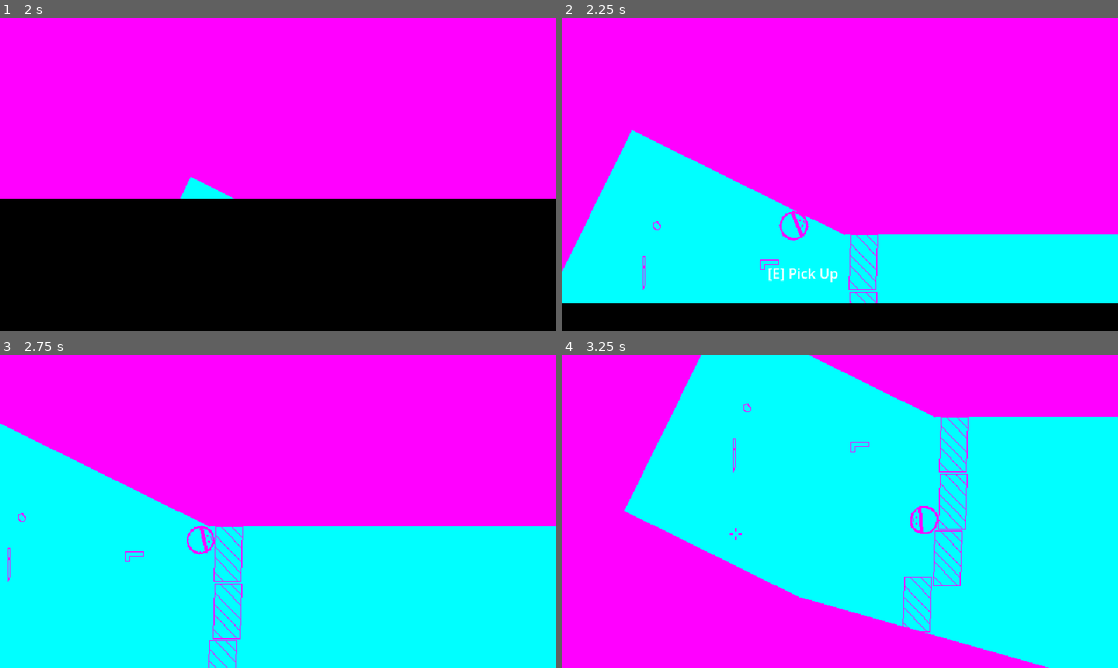
Above: before the commit, frames 1-4 (two rows, left to right).
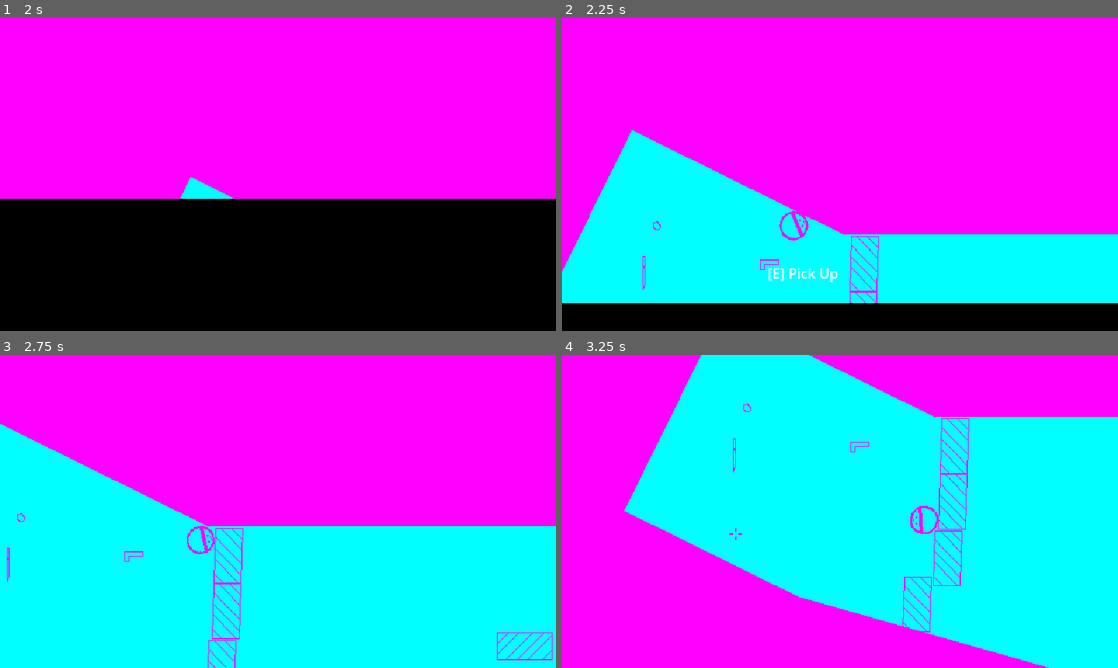
Above: after the commit, the same moments.

Repository: Sodaro/Closed-and-Quartered
Game: Godot game, scene res://main.tscn
The game is run twice, just before and just after one commit, with the same random seed, the same clock (stepped at 60 frames per second) and the same inputs. Sound files missing from this copy of the repository are replaced by a short silence.
Inputs (mouse positions are in pixels of both pictures, inside the frame that each line leads up to):
- Up to frame 1 (2 s): click "Start Game" at 0.5 s; click "Start Game" at 1.25 s
- Up to frame 2 (2.25 s): move the mouse to (962, 158) at 2.02 s; press the mouse at (962, 158) at 2.03 s; hold D (right) from 2.03 s (still down)
- Up to frame 3 (2.75 s): keep holding D (right)
- Up to frame 4 (3.25 s): move the mouse to (728, 527) at 2.77 s; release D (right) at 2.78 s; release the mouse at (728, 527) at 2.78 s; hold S (down) from 2.78 s (still down); tap E (interact) at 2.85 s; click (728, 527) at 3.05 s

Frame 1 is identical in both runs. In frame 2, 0.3% of the frame differs, in the area x 51-57%, y 69-88%; in frame 3, 0.8%, in the area x 0-100%, y 22-100%; in frame 4, 0.3%.

Commit message:
melee enemy with pathfinding

Diff:
--- a/audio/audio_one_shot.tscn
+++ b/audio/audio_one_shot.tscn
@@ -3,6 +3,7 @@
 [ext_resource type="Script" uid="uid://bpj3b3pv0x3a8" path="res://audio/audio_one_shot.gd" id="1_57m7u"]
 
 [node name="AudioOneShot" type="AudioStreamPlayer2D" unique_id=1382125606]
+process_mode = 3
 max_polyphony = 8
 bus = &"SFX"
 script = ExtResource("1_57m7u")
--- a/components/player_detection_component.gd
+++ b/components/player_detection_component.gd
@@ -7,8 +7,8 @@
 var sight_range_squared: float
 var proximity_range_squared: float
 var time_spotted_player: float
+var has_detected_player: bool
 
-var has_detected_player: bool
 func _ready() -> void:
 	super._ready()
 	proximity_range_squared = proximity_detection_range * proximity_detection_range
@@ -17,7 +17,8 @@
 func _can_see_player() -> bool:
 	var player_pos: Vector2 = Helpers.PLAYER.global_position
 	var to_player: Vector2 = player_pos - global_position
-	if to_player.length_squared() > sight_range_squared:
+	var dist: float = to_player.length_squared()
+	if dist > sight_range_squared:
 		return false
 	var angle_to_player: float = rad_to_deg(global_transform.x.angle_to(to_player))
 	if angle_to_player > max_angle || angle_to_player < -max_angle:
--- a/enemies/samurai.gd
+++ b/enemies/samurai.gd
@@ -1,9 +1,21 @@
 extends CharacterBody2D
 
-@export var movement_speed: float = 100.0
+@export var movement_speed: float = 300.0
+@export var weapon: MeleeWeapon
+var _reaction_time: float = 0.25
+var _melee_reaction_time: float = 0.25
+var _time_in_melee_range: float
+
+var attack_range_sq: float
+
+var chasing_player: bool
+
 
 func _ready() -> void:
+	attack_range_sq = (weapon.hit_radius + 30) * (weapon.hit_radius + 30)
+	$NavigationAgent2D.max_speed = movement_speed
 	$NavigationAgent2D.velocity_computed.connect(Callable(_on_velocity_computed))
+	$Katana.pick_up_weapon(self, $FrontAttach, $LeftAttach, $RightAttach)
 
 func set_movement_target(movement_target: Vector2):
 		$NavigationAgent2D.set_target_position(movement_target)
@@ -15,7 +27,7 @@
 	if 	$NavigationAgent2D.is_navigation_finished():
 		return
 
-	var next_path_position: Vector2 = 	$NavigationAgent2D.get_next_path_position()
+	var next_path_position: Vector2 = $NavigationAgent2D.get_next_path_position()
 	var new_velocity: Vector2 = global_position.direction_to(next_path_position) * movement_speed
 	if 	$NavigationAgent2D.avoidance_enabled:
 			$NavigationAgent2D.set_velocity(new_velocity)
@@ -24,7 +36,29 @@
 
 func _on_velocity_computed(safe_velocity: Vector2):
 	velocity = safe_velocity
+	rotation = velocity.angle()
 	move_and_slide()
 
 
 func _process(delta: float) -> void:
+	if !chasing_player:
+		if !$PlayerDetectionComponent.has_detected_player || Helpers.get_time_since($PlayerDetectionComponent.time_spotted_player) < _reaction_time:
+			return
+
+	chasing_player = true
+	set_movement_target(Helpers.PLAYER.global_position)
+	if global_position.distance_squared_to(Helpers.PLAYER.global_position) < attack_range_sq:
+		_time_in_melee_range += delta
+		if _time_in_melee_range >= _melee_reaction_time && weapon.can_use_weapon():
+			weapon.use_weapon()
+	else:
+		_time_in_melee_range = 0
+
+
+func _on_hit_response_component_hit_event(hit_position: Vector2, direction: Vector2, damage: float) -> void:
+	$HealthComponent.damage_health(damage)
+	chasing_player = true
+
+
+func _on_health_component_health_depleted() -> void:
+	queue_free()
--- a/enemies/samurai.tscn
+++ b/enemies/samurai.tscn
@@ -1,9 +1,57 @@
 [gd_scene format=3 uid="uid://dg8th1i7f0onr"]
 
 [ext_resource type="Script" uid="uid://dh05vsucoejlp" path="res://enemies/samurai.gd" id="1_lpop3"]
+[ext_resource type="Material" uid="uid://d1skkkxw04257" path="res://flat_material.tres" id="2_rppr6"]
+[ext_resource type="Texture2D" uid="uid://bedhq3e7au5hp" path="res://assets/art/samurai.png" id="3_rppr6"]
+[ext_resource type="Script" uid="uid://gsqw10t640bb" path="res://components/player_detection_component.gd" id="4_8yw6n"]
+[ext_resource type="PackedScene" uid="uid://cuvbkcxwqlk3b" path="res://weapons/katana/katana.tscn" id="5_snkc1"]
+[ext_resource type="Script" uid="uid://tbehxd25cavq" path="res://components/health_component.gd" id="6_fuv3h"]
+[ext_resource type="Script" uid="uid://cn2oay8wwk0pa" path="res://components/hit_response_component.gd" id="7_f3nbe"]
 
-[node name="Samurai" type="CharacterBody2D" unique_id=1524805275]
+[sub_resource type="CircleShape2D" id="CircleShape2D_8yw6n"]
+radius = 16.0
+
+[node name="Samurai" type="CharacterBody2D" unique_id=1524805275 node_paths=PackedStringArray("weapon")]
+collision_mask = 3
 script = ExtResource("1_lpop3")
-movement_speed = null
+weapon = NodePath("Katana")
 
 [node name="NavigationAgent2D" type="NavigationAgent2D" parent="." unique_id=32237466]
+path_desired_distance = 8.0
+avoidance_enabled = true
+radius = 16.0
+
+[node name="Sprite2D" type="Sprite2D" parent="." unique_id=1751312611]
+material = ExtResource("2_rppr6")
+texture = ExtResource("3_rppr6")
+
+[node name="PlayerDetectionComponent" type="Node2D" parent="." unique_id=2024629377]
+script = ExtResource("4_8yw6n")
+sight_detection_range = 200.0
+metadata/_custom_type_script = "uid://gsqw10t640bb"
+
+[node name="CollisionShape2D" type="CollisionShape2D" parent="." unique_id=1324612601]
+shape = SubResource("CircleShape2D_8yw6n")
+
+[node name="FrontAttach" type="Node2D" parent="." unique_id=1116908015]
+position = Vector2(28, 0)
+
+[node name="RightAttach" type="Node2D" parent="." unique_id=1421020688]
+position = Vector2(0, 32)
+
+[node name="LeftAttach" type="Node2D" parent="." unique_id=1976602940]
+position = Vector2(0, -32)
+
+[node name="Katana" parent="." unique_id=642440031 instance=ExtResource("5_snkc1")]
+
+[node name="HealthComponent" type="Node2D" parent="." unique_id=1375873650]
+script = ExtResource("6_fuv3h")
+health = 5.0
+metadata/_custom_type_script = "uid://tbehxd25cavq"
+
+[node name="HitResponseComponent" type="Node2D" parent="." unique_id=389037816]
+script = ExtResource("7_f3nbe")
+metadata/_custom_type_script = "uid://cn2oay8wwk0pa"
+
+[connection signal="health_depleted" from="HealthComponent" to="." method="_on_health_component_health_depleted"]
+[connection signal="hit_event" from="HitResponseComponent" to="." method="_on_hit_response_component_hit_event"]
--- a/enemies/sentry.gd
+++ b/enemies/sentry.gd
@@ -3,7 +3,7 @@
 @export var weapon: RangedWeapon
 
 var _reaction_time: float = 0.5
-var _rotation_speed: float = 90
+var _rotation_speed: float = 120
 
 var health: float = 1.0
 var is_fragile: bool = false
--- a/level_actors/glass_window.tscn
+++ b/level_actors/glass_window.tscn
@@ -24,3 +24,8 @@
 script = ExtResource("4_8fviv")
 surface_type = 2
 metadata/_custom_type_script = "uid://cn2oay8wwk0pa"
+
+[node name="NavigationObstacle2D" type="NavigationObstacle2D" parent="." unique_id=1151698722]
+radius = 35.2
+vertices = PackedVector2Array(-32, -16, -32, 16, 32, 16, 32, -16)
+avoidance_layers = 3
--- a/levels/level_03.tscn
+++ b/levels/level_03.tscn
@@ -11,6 +11,13 @@
 [ext_resource type="PackedScene" uid="uid://be30p8enxosl1" path="res://level_actors/glass_window.tscn" id="9_3ew82"]
 [ext_resource type="PackedScene" uid="uid://cuvbkcxwqlk3b" path="res://weapons/katana/katana.tscn" id="10_0bj1y"]
 [ext_resource type="PackedScene" uid="uid://b0vrbbxlb2cvp" path="res://weapons/rock/rock.tscn" id="11_6181x"]
+[ext_resource type="PackedScene" uid="uid://dg8th1i7f0onr" path="res://enemies/samurai.tscn" id="12_j4ks3"]
+
+[sub_resource type="NavigationPolygon" id="NavigationPolygon_j4ks3"]
+vertices = PackedVector2Array(504.6797, 438.0078, 285.67188, 341.09375, 379.53125, 149.03906, 615.09375, 256.8125, 769.3594, 521.96094, 672.5625, 260, 1803.3984, 258.9922, 1392.4219, 513.78125, 1857.9375, 1058.1484, 1378.4063, 1062.8281, 1357.1328, -410.0625, 1855.8906, -411.9297, 1854.1016, -147.21094, 1486.9375, -152.21094, 1361.8672, 169.0625, 1481.0078, -52.859375, 1819.1016, 171.07813, 1854.0469, -55.867188)
+polygons = Array[PackedInt32Array]([PackedInt32Array(0, 1, 2, 3, 4), PackedInt32Array(4, 3, 5), PackedInt32Array(4, 5, 6, 7), PackedInt32Array(8, 9, 7, 6), PackedInt32Array(10, 11, 12, 13), PackedInt32Array(14, 10, 13, 15), PackedInt32Array(16, 14, 15, 17), PackedInt32Array(16, 17, 8), PackedInt32Array(16, 8, 6)])
+outlines = Array[PackedVector2Array]([PackedVector2Array(264, 349, 499, 453, 767, 538, 1376, 530, 1362, 1079, 1874, 1074, 1870, -72, 1498, -69, 1502, -136, 1870, -131, 1872, -428, 1341, -426, 1346, 185, 1800, 187, 1790, 243, 673, 244, 619, 241, 372, 128)])
+agent_radius = 16.0
 
 [node name="Level03" type="Node2D" unique_id=468190357 node_paths=PackedStringArray("level_exit", "collectible", "player")]
 script = ExtResource("1_lear0")
@@ -98,7 +105,7 @@
 position = Vector2(1566, 304)
 
 [node name="GlassWindow" parent="." unique_id=503987870 instance=ExtResource("9_3ew82")]
-position = Vector2(642.99994, 273)
+position = Vector2(643.99994, 275)
 rotation = 1.5955698
 
 [node name="GlassWindow2" parent="." unique_id=2092011260 instance=ExtResource("9_3ew82")]
@@ -118,3 +125,17 @@
 
 [node name="Rock" parent="." unique_id=405712810 instance=ExtResource("11_6181x")]
 position = Vector2(406, 231)
+
+[node name="Samurai" parent="." unique_id=1524805275 instance=ExtResource("12_j4ks3")]
+position = Vector2(1601, 710)
+
+[node name="NavigationRegion2D" type="NavigationRegion2D" parent="." unique_id=492709650]
+navigation_polygon = SubResource("NavigationPolygon_j4ks3")
+navigation_layers = 3
+metadata/_edit_lock_ = true
+
+[node name="Samurai2" parent="." unique_id=34651871 instance=ExtResource("12_j4ks3")]
+position = Vector2(1248, 393)
+
+[node name="GlassWindow5" parent="." unique_id=1735151942 instance=ExtResource("9_3ew82")]
+position = Vector2(985, 379)
--- a/player/player.gd
+++ b/player/player.gd
@@ -32,6 +32,10 @@
 	for pickup in all_pickups:
 		if pickup.get_parent() == weapon:
 			continue
+		var temp_weapon: WeaponBase = pickup.get_parent() as WeaponBase
+		if temp_weapon != null && temp_weapon.weapon_owner != null:
+			continue
+
 		var dist: float = (pickup.global_position - global_position).length_squared()
 		if dist >= closest_dist || dist >= pickup.squared_pickup_radius():
 			pickup.hide_pickup_text()
Binary file added: assets/art/samurai.png
Not shown, added: assets/art/samurai.png.import
